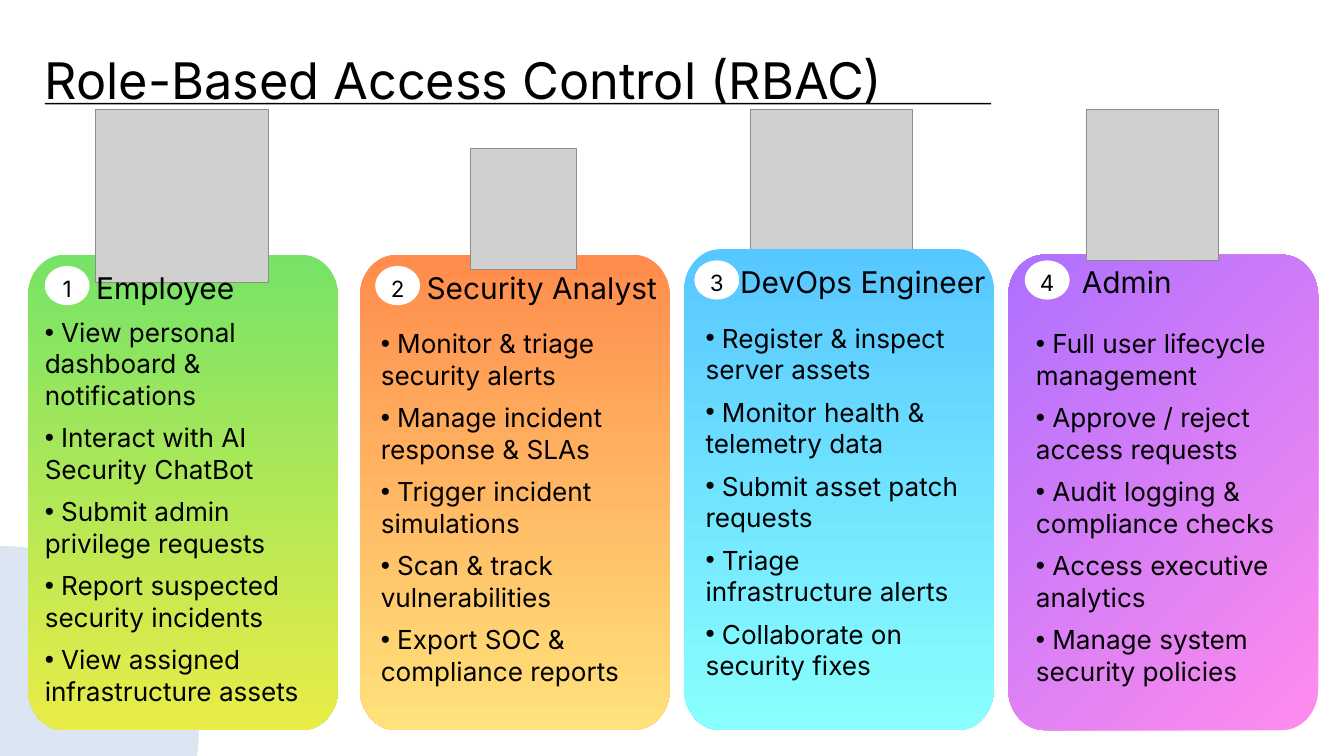
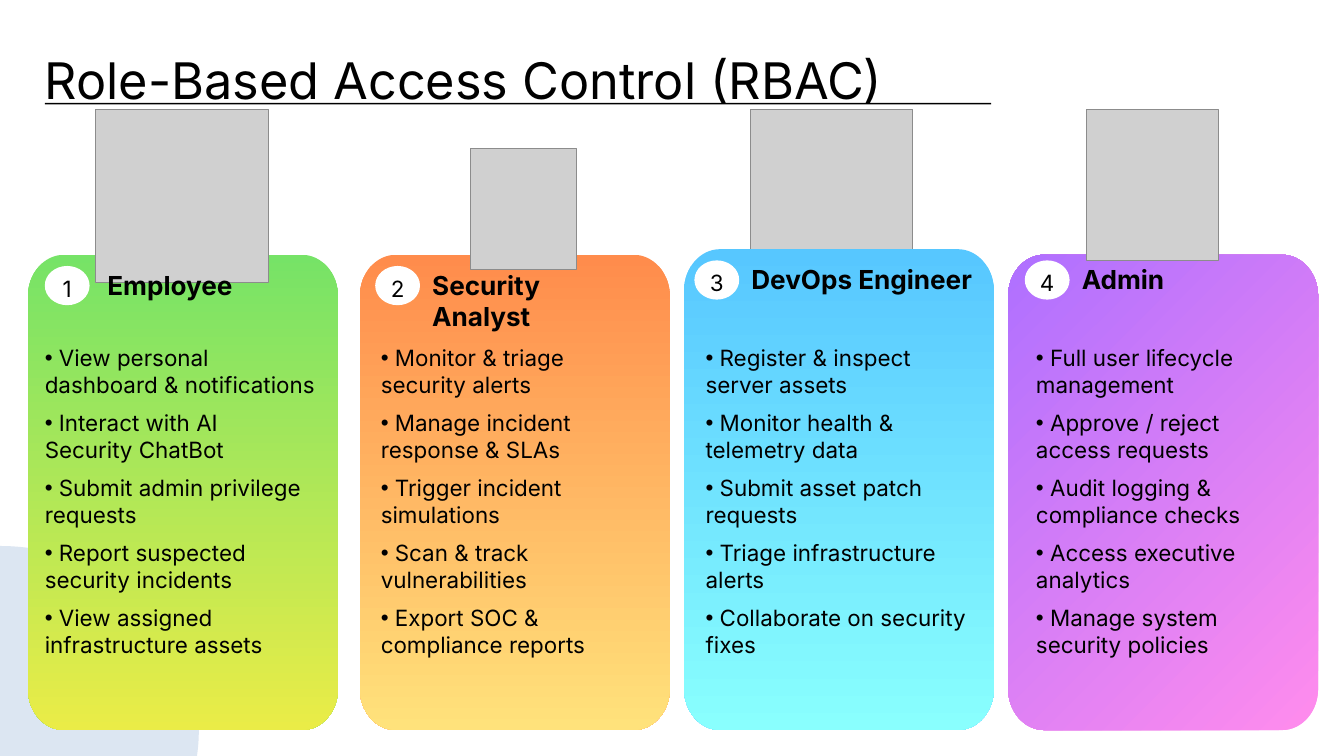
Before and after one commit to TarakRamJ/Cloud_Security_Monitoring_System, a slide deck: slide 4 of CSM/Team4-CSMS-IMS.pptx. Drawn at 1344x756 pixels with LibreOffice and Linux fonts; fonts in the diff are those of the drawing; grey boxes stand for pictures. Boxes give left, top, right and bottom in pixels: in the first picture for what was removed or moved away, otherwise in the second. Text is boxed around its words. In the diff, an @@ line names an element or a change of style, - is before the commit and + after.

```diff
--- a/CSM/Team4-CSMS-IMS.pptx
+++ b/CSM/Team4-CSMS-IMS.pptx
@@ text "Employee" moved from (x1=96, y1=273, x2=234, y2=305) to (x1=107, y1=273, x2=232, y2=301) @@
@@ size 32 to 28 pt, bold on in 4 elements at (x1=1082, y1=269, x2=1164, y2=290), (x1=107, y1=273, x2=232, y2=301), (x1=751, y1=269, x2=972, y2=295), (x1=432, y1=275, x2=540, y2=332) @@
@@ text "DevOps Engineer" moved from (x1=740, y1=270, x2=986, y2=300) to (x1=751, y1=269, x2=972, y2=295) @@
@@ size 28 to 24 pt in 4 elements at (x1=706, y1=349, x2=965, y2=654), (x1=381, y1=349, x2=585, y2=658), (x1=1036, y1=349, x2=1240, y2=658), (x1=45, y1=349, x2=315, y2=654) @@
@@ text "View personal dashboard & notifications" moved from (x1=45, y1=322, x2=298, y2=702) to (x1=45, y1=349, x2=315, y2=654) @@
@@ text "Monitor & triage security alerts" moved from (x1=381, y1=333, x2=618, y2=687) to (x1=381, y1=349, x2=585, y2=658) @@
@@ text "Register & inspect server assets" moved from (x1=706, y1=328, x2=958, y2=681) to (x1=706, y1=349, x2=965, y2=654) @@
@@ text "Full user lifecycle management" moved from (x1=1036, y1=333, x2=1275, y2=687) to (x1=1036, y1=349, x2=1240, y2=658) @@
```
Also in this commit, not shown: 3 other slides changed, 18 other files.
